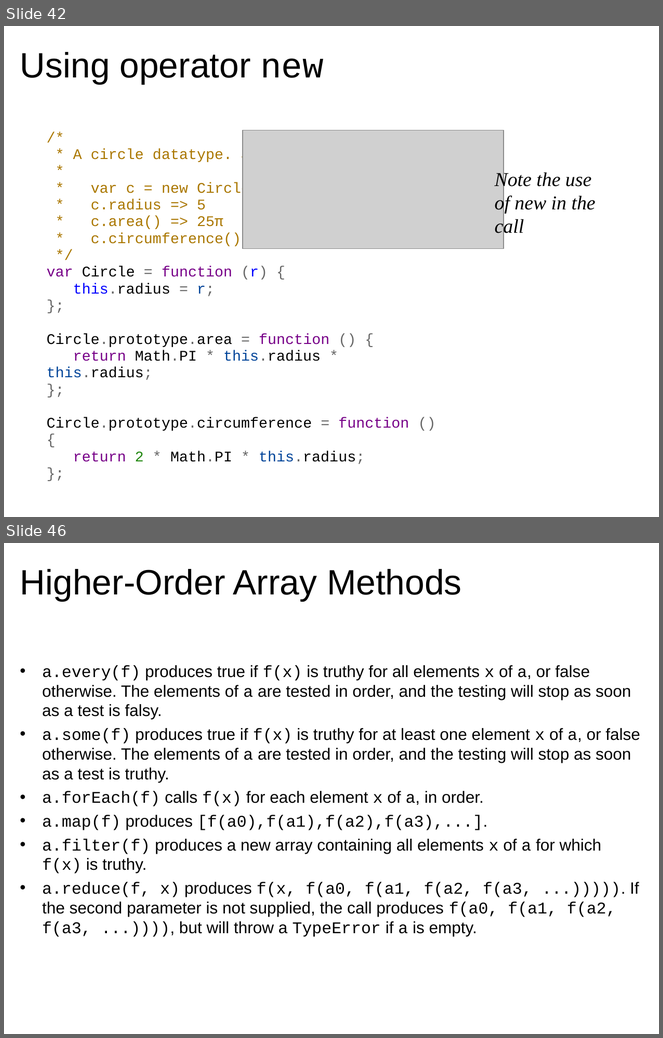
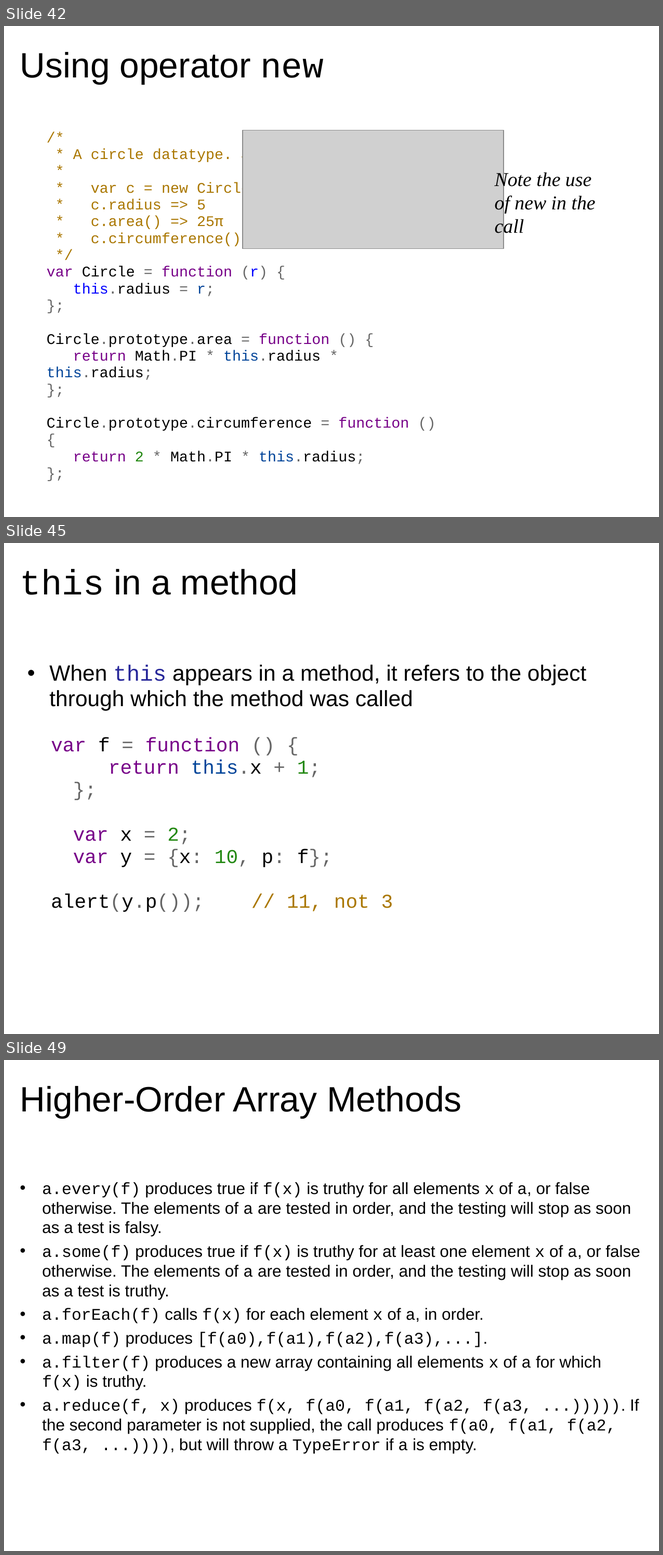
Before and after one commit to dondi/javascript-book, a slide deck: presentations/Chapter_5_Presentation.ppt. Shown one above the other, each under a label of ours: slides 42 and 46 before the commit, slides 42, 45 and 49 after it; the slides between them are not shown. The pictures are 663x1038 and 663x1555 pixels, drawn with LibreOffice and Linux fonts; fonts in the diff are those of the drawing; grey boxes stand for pictures; background and template pictures are left out. Boxes give left, top, right and bottom in pixels: in the first picture for what was removed or moved away, otherwise in the second. Text is boxed around its words. In the diff, an @@ line names an element or a change of style, - is before the commit and + after.

```diff
--- a/presentations/Chapter_5_Presentation.ppt
+++ b/presentations/Chapter_5_Presentation.ppt
@@ slide 45 added at (4,543,659,1034), background picture (left out) @@
@@ title added at (20,569,298,595), 43 pt, text #000000 @@
+this in a method
@@ text added at (49,665,586,912), 24 pt, text #000000 @@
+  • When this appears in a method, it refers to the object through which the method was called
+  var f = function () {
+  return this.x + 1;
+  };
+  var x = 2;
+  var y = {x: 10, p: f};
+  alert(y.p()); // 11, not 3
@@ what was slide 46 is now slide 49 @@
```
Also in this commit, not shown: 2 slides changed, 4 other slides added, 2 slides removed.
